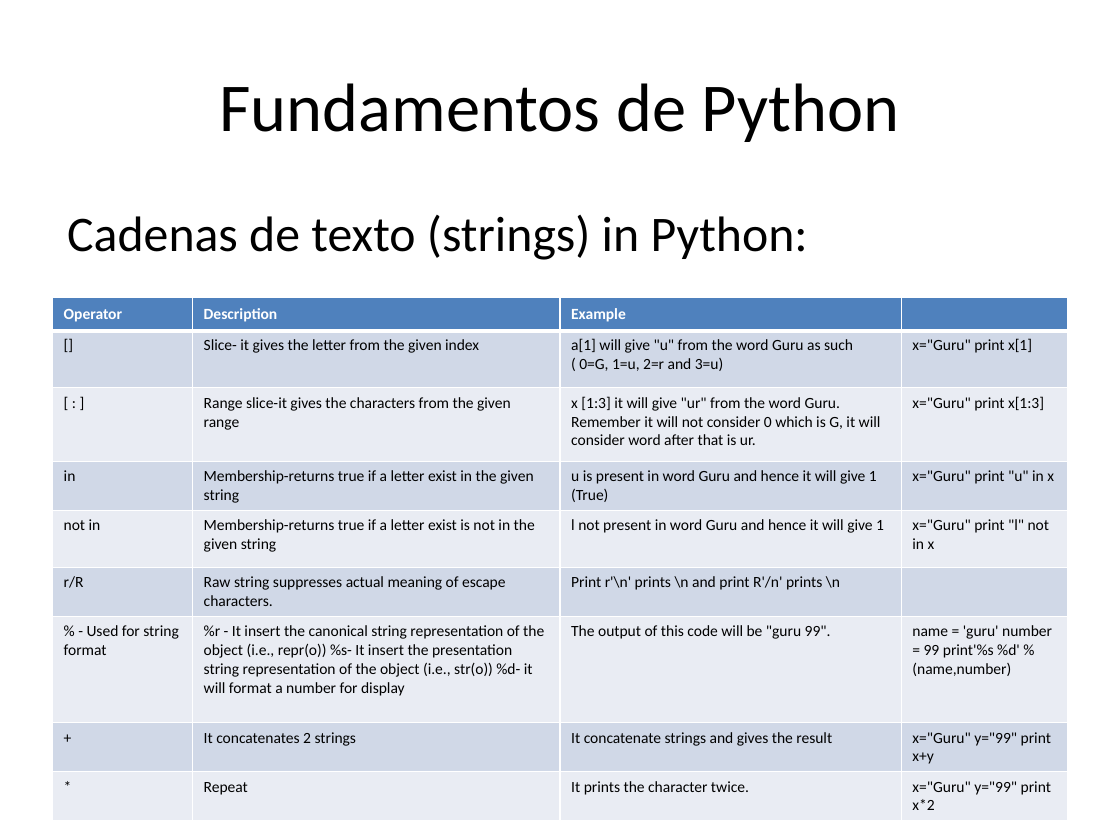
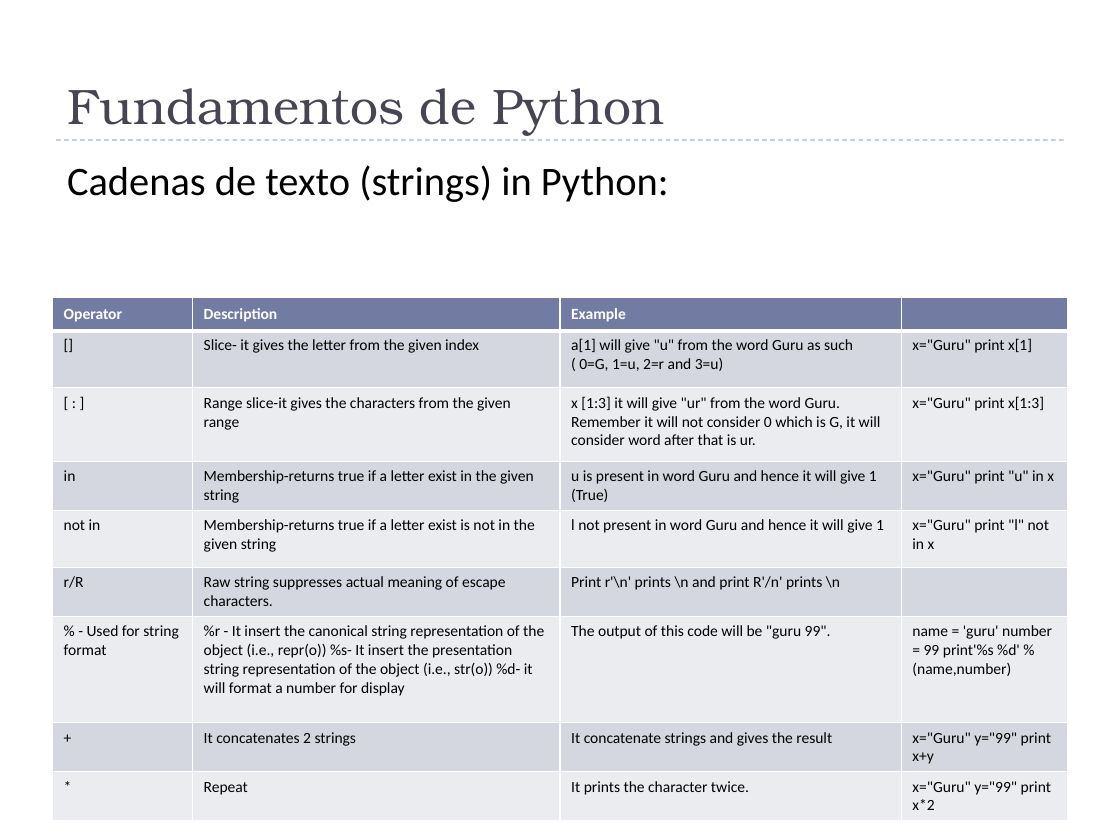
Before and after one commit to Kike-Ramirez/intro-py-td, a slide deck: slide 12 of docs/Python for TD Workshop - ROTOR.pptx. Drawn at 1120x840 pixels with LibreOffice and Linux fonts; fonts in the diff are those of the drawing. Boxes give left, top, right and bottom in pixels: in the first picture for what was removed or moved away, otherwise in the second. Text is boxed around its words. In the diff, an @@ line names an element or a change of style, - is before the commit and + after.

```diff
--- a/docs/Python for TD Workshop - ROTOR.pptx
+++ b/docs/Python for TD Workshop - ROTOR.pptx
@@ title "Fundamentos de Python": place and size @@
-title "Fundamentos de Python" at box(220, 83, 900, 142)
+title "Fundamentos de Python" at box(67, 88, 664, 136)
@@ title "Fundamentos de Python" at box(67, 88, 664, 136): size 44 to 32 pt, font Calibri to TeX Gyre Bonum, text colour #000000 to #464653; alignment centre to left; vertical alignment middle to bottom @@
@@ text "Cadenas de texto (strings) in ...": place and size @@
-text "Cadenas de texto (strings) in ..." at box(67, 215, 808, 260)
+text "Cadenas de texto (strings) in ..." at box(67, 165, 669, 202)
@@ text "Cadenas de texto (strings) in ..." at box(67, 165, 669, 202): size 32 to 26 pt; indent changed @@
@@ line added from (56, 140) to (1064, 140), #9FB8CD 0.75 pt dashed @@
@@ table at box(53, 298, 1067, 820) @@
@@ fill #4F81BD to #727CA3 in row 1 @@
@@ fill #D0D8E8 to #D5D7E0 in 16 cells @@
@@ fill #E9EDF4 to #EBECF0 in 16 cells @@
```
Also in this commit, not shown: 27 other slides changed, 2 slides added, 2 slides removed, 11 other files.
